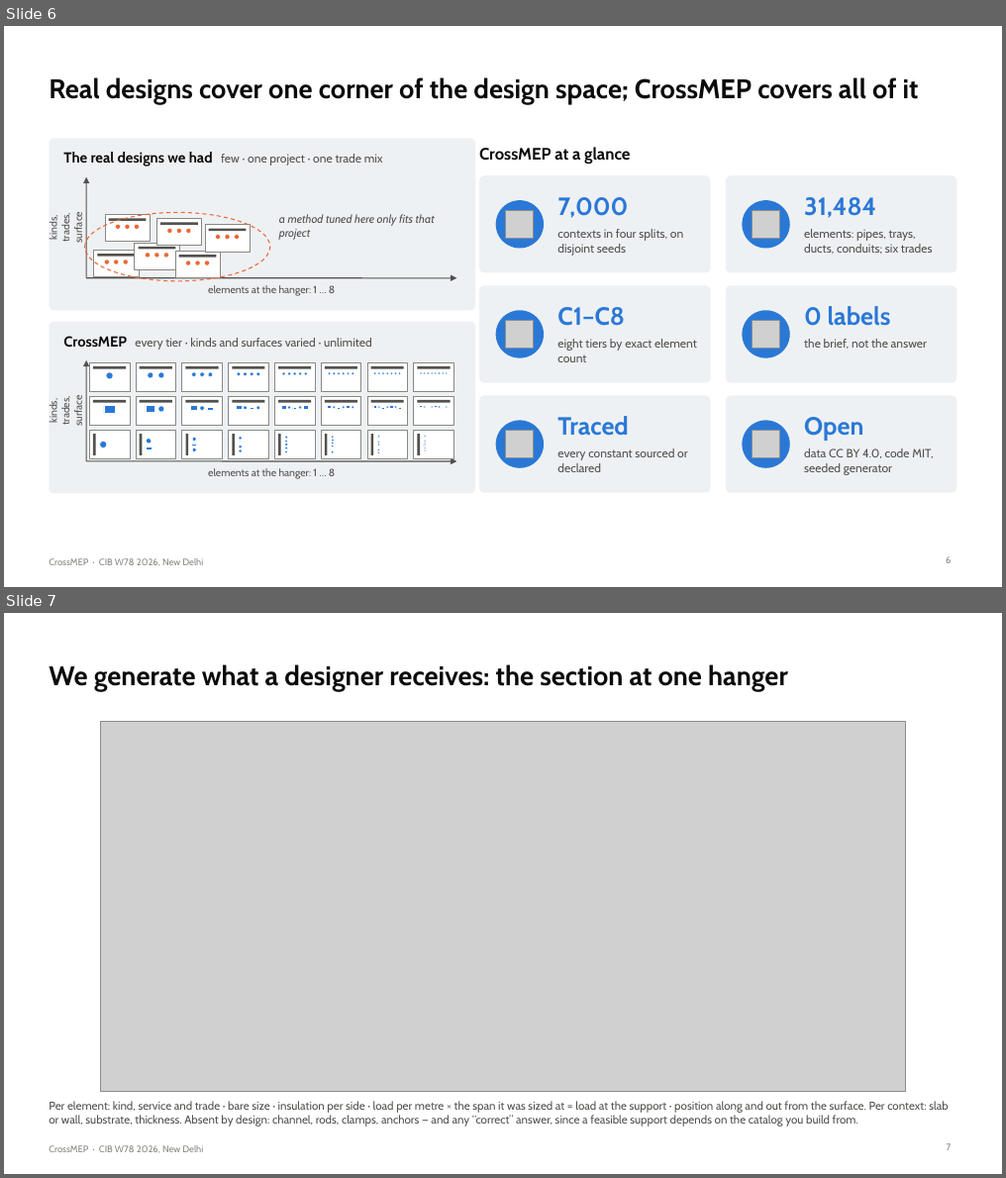
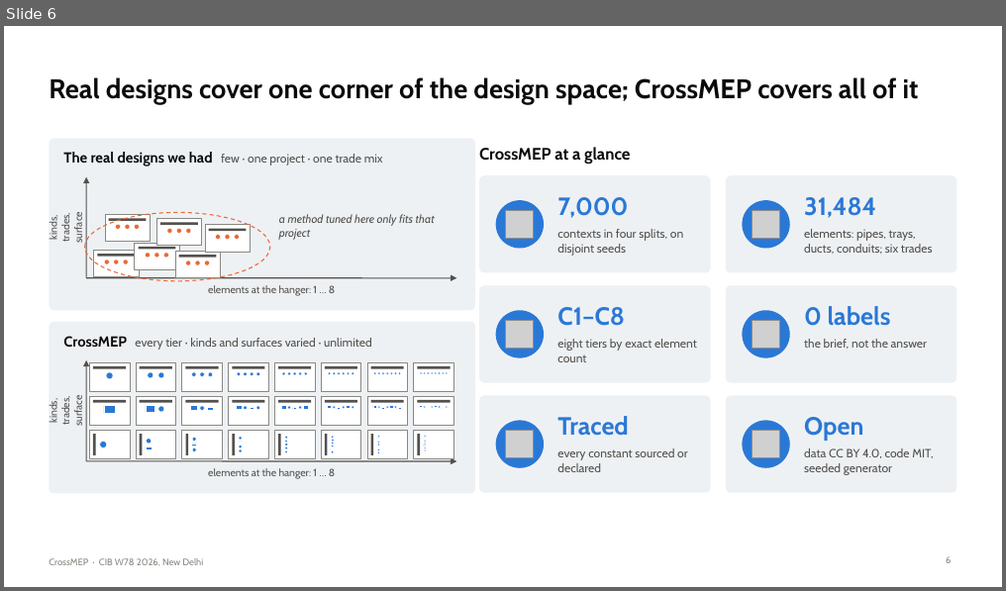
Before and after one commit to lavinia-ped/CrossMEP_Dataset, a slide deck: docs/CrossMEP_CIBW78_talk.pptx. Shown one above the other, each under a label of ours: slides 6 and 7 before the commit, slide 6 after it. The pictures are 1006x1178 and 1006x591 pixels, drawn with LibreOffice and Linux fonts; fonts in the diff are those of the drawing; grey boxes stand for pictures. Boxes give left, top, right and bottom in pixels: in the first picture for what was removed or moved away, otherwise in the second. Text is boxed around its words. In the diff, an @@ line names an element or a change of style, - is before the commit and + after.

Commit message:
Talk: slide 7 rebuilt as the section, the record as a table, three facts and the absent band

```diff
--- a/docs/CrossMEP_CIBW78_talk.pptx
+++ b/docs/CrossMEP_CIBW78_talk.pptx
@@ slide 7 removed at (4,613,1002,1174), background #FFFFFF; not listed: 1 template element that a slide beside it also shows @@
@@ title removed at (49,664,788,691) @@
-We generate what a designer receives: the section at one hanger
@@ picture removed at (100,722,905,1092) @@
@@ text removed at (49,1101,947,1127) @@
-Per element: kind, service and trade · bare size · insulation per side · load per metre × the span it was sized at = load at the support · position along and out from the surface. Per context: slab or wall, substrate, thickness. Absent by design: channel, rods, clamps, anchors — and any “correct” answer, since a feasible support depends on the catalog you build from.
@@ page number removed at (946,1144,951,1151) @@
-7
```
Also in this commit, not shown: 1 slide added, 3 other files.
